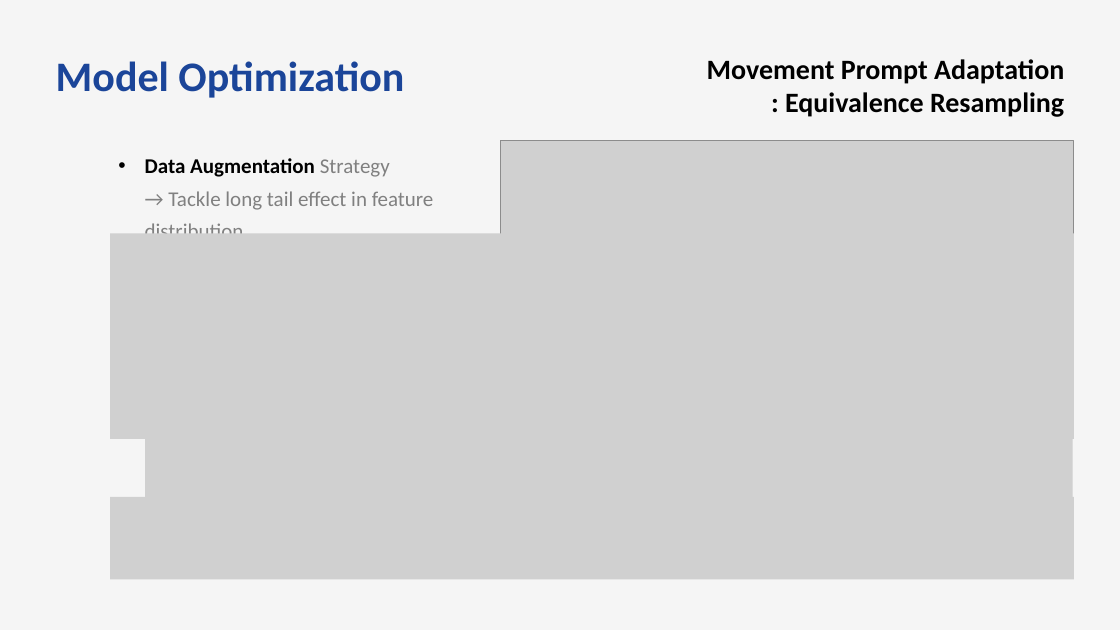
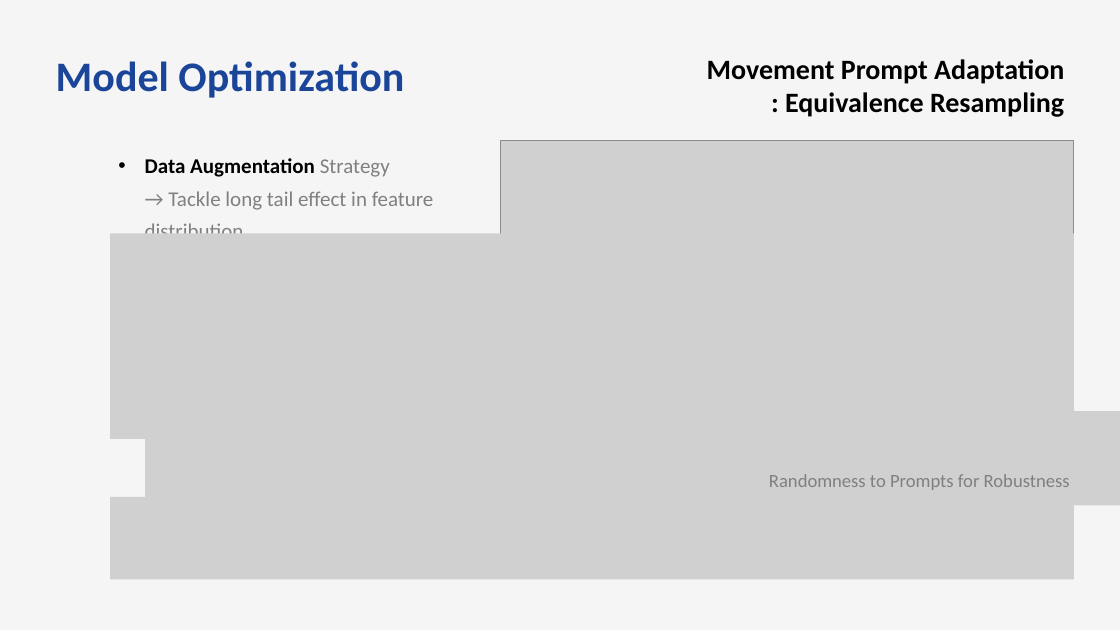
Before and after one commit to bts1991/study, a slide deck: slide 20 of 논문 Review/Others/paper_review.pptx. Drawn at 1120x630 pixels with LibreOffice and Linux fonts; fonts in the diff are those of the drawing; grey boxes stand for pictures. Boxes give left, top, right and bottom in pixels: in the first picture for what was removed or moved away, otherwise in the second. Text is boxed around its words. In the diff, an @@ line names an element or a change of style, - is before the commit and + after.

```diff
--- a/논문 Review/Others/paper_review.pptx
+++ b/논문 Review/Others/paper_review.pptx
@@ picture: place and size @@
-picture at [145, 420, 1073, 502]
+picture at [145, 412, 1120, 506]
@@ picture added at [695, 439, 1120, 472] @@
@@ text added at [769, 474, 1070, 490], 16 pt, text #808080 @@
+Randomness to Prompts for Robustness
```
Also in this commit, not shown: 8 other slides changed, 2 other files.
